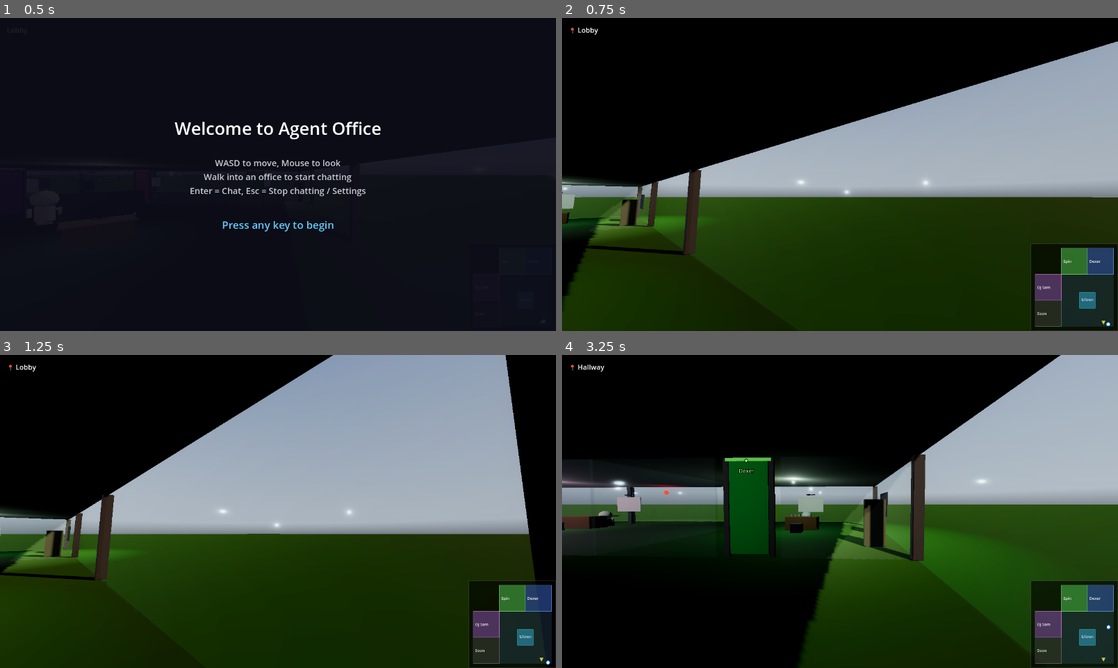
Above: before the commit, frames 1-4 (two rows, left to right).
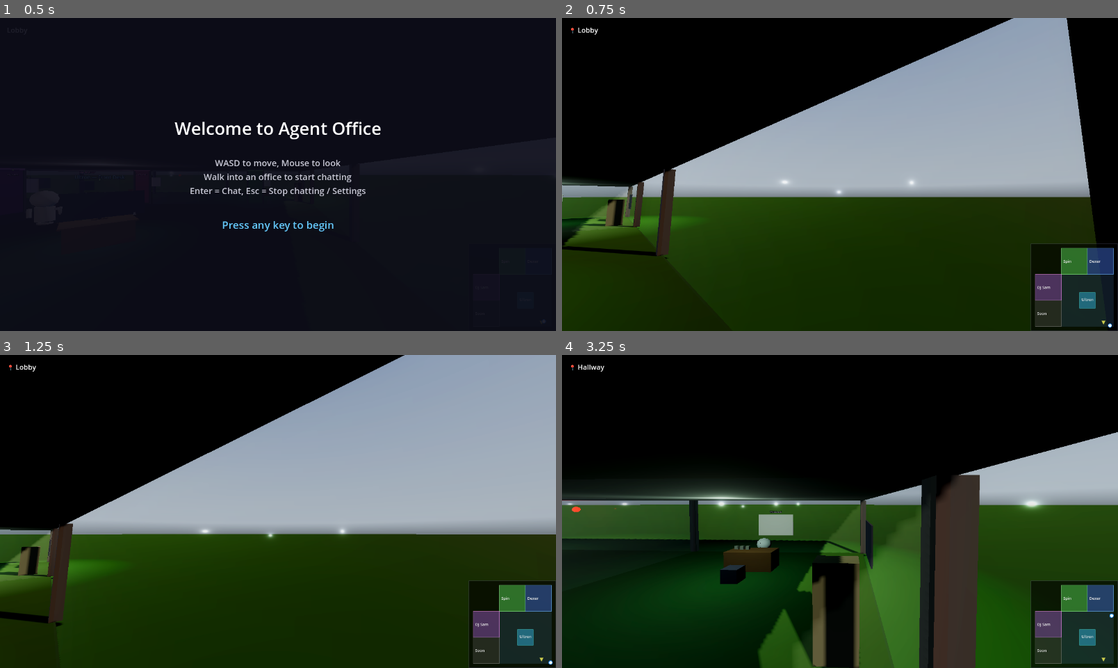
Above: after the commit, the same moments.

Repository: ultron02012026-agent/agent-office
Game: Godot game, scene res://scenes/main.tscn
Two runs of this game, one before a commit and one after it. Both use one fixed random seed, a clock stepped at 60 frames per second and the inputs below. A sky picture missing from this copy of the repository is replaced by a grey-blue gradient.
Inputs (mouse positions are in pixels of both pictures, inside the frame that each line leads up to):
- Up to frame 1 (0.5 s): no input
- Up to frame 2 (0.75 s): tap Enter at 0.5 s; move the mouse to (962, 158) at 0.52 s; hold D (move_right) from 0.53 s (still down); hold Shift (sprint, bound only after the commit) from 0.53 s (still down); click (962, 158) at 0.67 s
- Up to frame 3 (1.25 s): keep holding D (move_right); keep holding Shift (sprint, bound only after the commit); tap Space (jump, bound only after the commit) at 0.77, 0.8, 1.07 s
- Up to frame 4 (3.25 s): move the mouse to (812, 511) at 1.27 s; release D (move_right) at 1.28 s; release Shift (sprint, bound only after the commit) at 1.28 s; hold W (move_forward) from 1.28 s (still down); tap Space (jump, bound only after the commit) at 1.35, 1.52, 1.82, 2.3, 3.02 s; tap Shift (sprint, bound only after the commit) at 1.55, 3.05 s; move the mouse to (851, 505) at 2.02 s; hold Shift (sprint, bound only after the commit) 2.03-2.78 s; move the mouse to (834, 517) at 2.77 s; tap Enter at 2.85 s

Frame 1 is identical in both runs. In frame 2, 15% of the frame differs, in the area x 0-100%, y 0-99%; in frame 3, 12%; in frame 4, 48%, in the area x 0-100%, y 0-100%.

Commit message:
feat: space to jump, shift to sprint

Diff:
--- a/project.godot
+++ b/project.godot
@@ -45,6 +45,16 @@
 "events": [Object(InputEventKey,"resource_local_to_scene":false,"resource_name":"","device":-1,"window_id":0,"alt_press …(192 unchanged characters)…
 ]
 }
+jump={
+"deadzone": 0.5,
+"events": [Object(InputEventKey,"resource_local_to_scene":false,"resource_name":"","device":-1,"window_id":0,"alt_pressed":false,"shift_pressed":false,"ctrl_pressed":false,"meta_pressed":false,"pressed":false,"keycode":0,"physical_keycode":32,"key_label":0,"unicode":32,"location":0,"echo":false,"script":null)
+]
+}
+sprint={
+"deadzone": 0.5,
+"events": [Object(InputEventKey,"resource_local_to_scene":false,"resource_name":"","device":-1,"window_id":0,"alt_pressed":false,"shift_pressed":false,"ctrl_pressed":false,"meta_pressed":false,"pressed":false,"keycode":0,"physical_keycode":4194325,"key_label":0,"unicode":0,"location":0,"echo":false,"script":null)
+]
+}
 push_to_talk={
 "deadzone": 0.5,
 "events": [Object(InputEventKey,"resource_local_to_scene":false,"resource_name":"","device":-1,"window_id":0,"alt_press …(192 unchanged characters)…
--- a/scripts/player.gd
+++ b/scripts/player.gd
@@ -7,6 +7,8 @@
 extends CharacterBody3D
 
 const SPEED = 7.0
+const SPRINT_SPEED = 12.0
+const JUMP_VELOCITY = 8.0
 const BOB_FREQUENCY = 14.0
 const BOB_AMPLITUDE = 0.03
 
@@ -73,18 +75,26 @@
 	if not is_on_floor():
 		velocity.y -= 20.0 * delta
 
+	# Jump
+	var chat_ui = get_node_or_null("/root/Main/ChatUI")
+	var in_chat = chat_ui and chat_ui.chat_focused
+	if not in_chat and Input.is_action_just_pressed("jump") and is_on_floor():
+		velocity.y = JUMP_VELOCITY
+
 	var input_dir = Vector2.ZERO
-	var chat_ui = get_node_or_null("/root/Main/ChatUI")
-	if not (chat_ui and chat_ui.chat_focused):
+	if not in_chat:
 		input_dir = Input.get_vector("move_left", "move_right", "move_forward", "move_backward")
+
+	var is_sprinting = not in_chat and Input.is_action_pressed("sprint")
+	var current_speed = SPRINT_SPEED if is_sprinting else SPEED
 
 	var direction = (transform.basis * Vector3(input_dir.x, 0, input_dir.y)).normalized()
 	if direction:
-		velocity.x = direction.x * SPEED
-		velocity.z = direction.z * SPEED
+		velocity.x = direction.x * current_speed
+		velocity.z = direction.z * current_speed
 	else:
-		velocity.x = move_toward(velocity.x, 0, SPEED)
-		velocity.z = move_toward(velocity.z, 0, SPEED)
+		velocity.x = move_toward(velocity.x, 0, current_speed)
+		velocity.z = move_toward(velocity.z, 0, current_speed)
 
 	move_and_slide()
 
